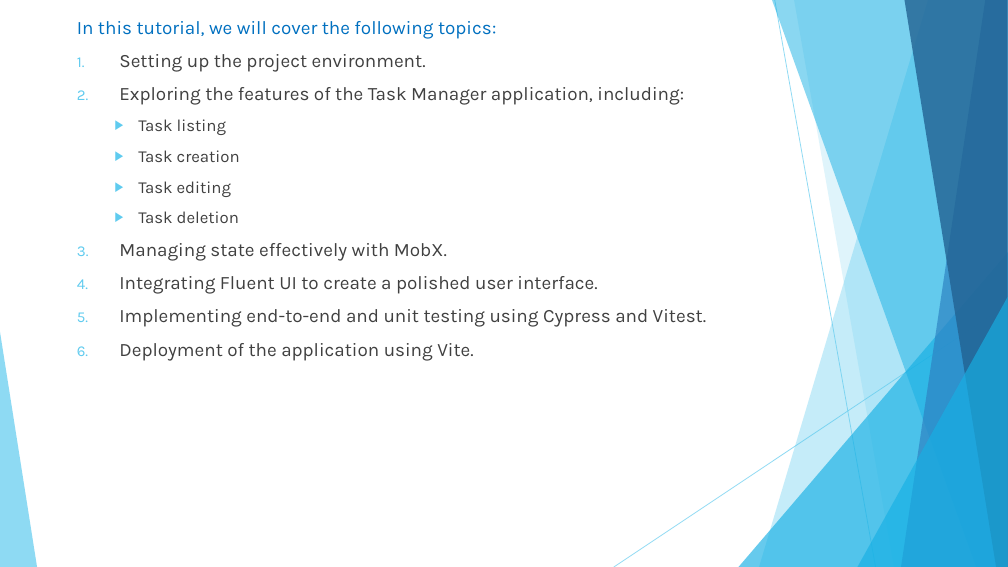
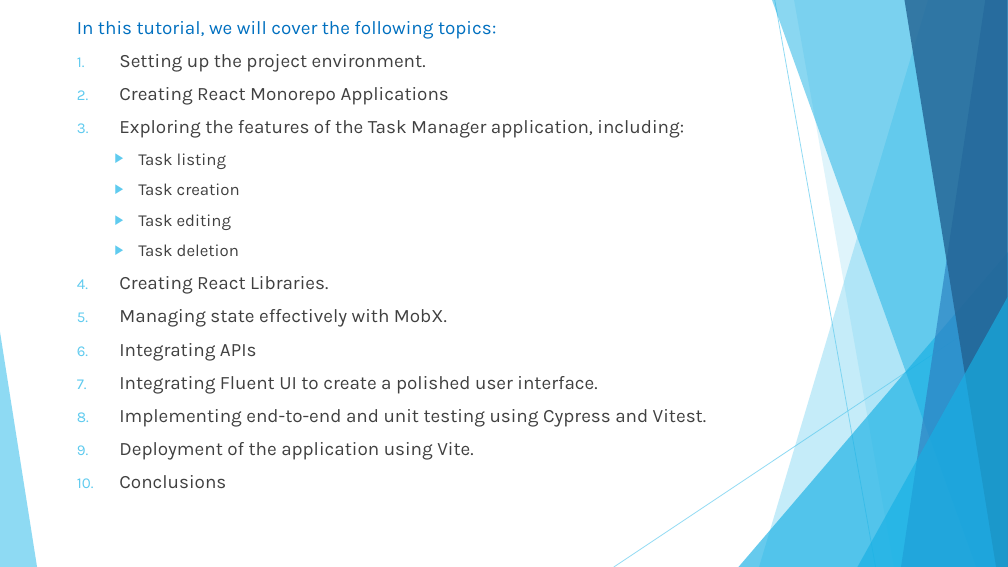
Before and after one commit to ShahriatHossain/react-monorepo, a slide deck: slide 2 of docs/Task Manager Presentation.pptx. Drawn at 1008x567 pixels with LibreOffice and Linux fonts; fonts in the diff are those of the drawing. Boxes give left, top, right and bottom in pixels: in the first picture for what was removed or moved away, otherwise in the second. Text is boxed around its words. In the diff, an @@ line names an element or a change of style, - is before the commit and + after.

```diff
--- a/docs/Task Manager Presentation.pptx
+++ b/docs/Task Manager Presentation.pptx
@@ text at [119, 87, 449, 105]: paragraph added @@
+2. Creating React Monorepo Applications
@@ text at [119, 276, 328, 294]: paragraph added @@
+4. Creating React Libraries.
@@ text at [119, 343, 256, 361]: paragraph added @@
+6. Integrating APIs
@@ text at [119, 475, 226, 488]: paragraph added @@
+10. Conclusions
```
Also in this commit, not shown: 1 slide added, 11 other files.
